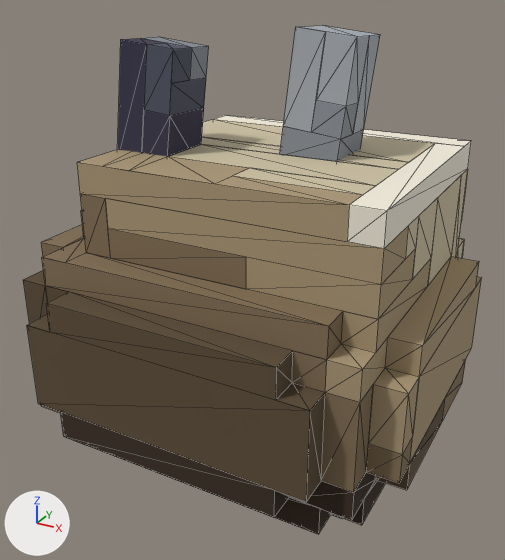
One commit to the glTF model fabrica-voxel/saida/gosma/modelo.glb: the scene before it, then after it.
Camera for both pictures: a 50 mm lens placed at (1.38, -2.64, 2.05), pointed at (0.0, -0.12, 0.79). The lights are fixed; the arrows at lower left show +X, +Y and +Z. The picture after the commit comes second. Mesh edges are drawn as thin lines. Where no turn or scale is listed for an object, it has been applied to the vertices.

The older version as bpy lines, for what is in view:
```python
me_adorno = bpy.data.meshes.new('Adorno')
me_adorno.from_pydata(...)  # 51 vertices, 78 faces; spans x -0.51..0.425, y -0.316..0.205, z -0.17..0.486
me_adorno.materials.append(mat_cordevertice)
me_corpo = bpy.data.meshes.new('Corpo')
me_corpo.from_pydata(...)  # 304 vertices, 444 faces; spans x -0.88..0.88, y -0.81..0.81, z 0.0..1.37
me_corpo.materials.append(mat_cordevertice)
ob_adorno = bpy.data.objects.new('Adorno', me_adorno)
ob_adorno.location = (0.0, -0.062, 1.375)
ob_corpo = bpy.data.objects.new('Corpo', me_corpo)
ob_corpo.location = (0.0, -0.062, 0.0)
```
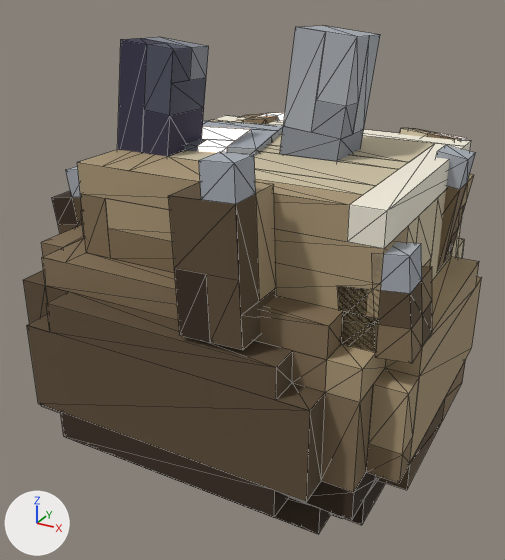
Boxes (x1, y1, x2, y2) around the edits, measured in the pictures (505 x 560 px):
'Gota_3', added (brown): after (168, 152, 276, 350)
'Gota_5', added: after (337, 242, 432, 364)
'Gota_1', added: after (436, 145, 476, 270)
'Nucleo', added: after (184, 121, 283, 155)
'Gota_4', added: after (52, 166, 82, 234)
'Nucleo_Brilho', added: after (197, 127, 251, 153)
'Olho_D', added: after (400, 128, 461, 140)
'Olho_E', added: after (237, 114, 278, 124)
'Olho_E_Brilho', added: after (257, 112, 285, 121)
'Olho_D_Brilho', added: after (434, 133, 467, 140)

The edits, one by one:
Mesh me_olho_e_brilho is new.
It has 7 vertices, 6 faces and spans x -0.023..0.1179, y -0.0514..0.0762, z 0.5024..0.6458.
It uses material mat_brilho.
Mesh me_olho_e is new.
It has 31 vertices, 50 faces and spans x -0.147..0.135, y -0.18..0.076, z -0.01..0.648.
It uses material mat_cordevertice.
Mesh me_olho_d_brilho is new.
It has 7 vertices, 6 faces and spans x 0.108..0.244, y 0.021..0.168, z 0.463..0.618.
It uses material mat_brilho.
Mesh me_olho_d is new.
It has 31 vertices, 50 faces and spans x -0.062..0.244, y -0.123..0.17, z -0.016..0.651.
It uses material mat_cordevertice.
Mesh me_gota_5 is new.
It has 30 vertices, 56 faces and spans x -0.151..0.124, y -0.125..0.125, z -0.013..0.386.
It uses material mat_cordevertice.
Mesh me_gota_4 is new.
It has 30 vertices, 56 faces and spans x -0.161..0.124, y -0.125..0.125, z -0.019..0.39.
It uses material mat_cordevertice.
Mesh me_gota_3 is new.
It has 32 vertices, 48 faces and spans x -0.145..0.125, y -0.125..0.125, z -0.005..0.629.
It uses material mat_cordevertice.
Mesh me_gota_1 is new.
It has 32 vertices, 56 faces and spans x -0.124..0.198, y -0.125..0.125, z -0.019..0.494.
It uses material mat_cordevertice.
Mesh me_nucleo_brilho is new.
It has 9 vertices, 6 faces and spans x -0.15..0.179, y -0.243..0.15, z 0.125..0.25.
It uses material mat_brilho.
Mesh me_nucleo is new.
It has 58 vertices, 76 faces and spans x -0.301..0.301, y -0.301..0.301, z -0.25..0.25.
It uses material mat_cordevertice.
Object 'Olho_E_Brilho' (ob_olho_e_brilho) is new; it shows me_olho_e_brilho.
Its location is (-0.313, 0.563, 0.75).
Object 'Olho_E' (ob_olho_e) is new; it shows me_olho_e.
Its location is (-0.313, 0.563, 0.75).
Object 'Olho_D_Brilho' (ob_olho_d_brilho) is new; it shows me_olho_d_brilho.
Its location is (0.438, 0.563, 0.75).
Object 'Olho_D' (ob_olho_d) is new; it shows me_olho_d.
Its location is (0.438, 0.563, 0.75).
Object 'Gota_5' (ob_gota_5) is new; it shows me_gota_5.
Its location is (0.75, -0.5, 0.854).
Object 'Gota_4' (ob_gota_4) is new; it shows me_gota_4.
Its location is (-0.75, -0.25, 0.878).
Object 'Gota_3' (ob_gota_3) is new; it shows me_gota_3.
Its location is (0.25, -0.75, 0.901).
Object 'Gota_1' (ob_gota_1) is new; it shows me_gota_1.
Its location is (0.625, 0.25, 0.906).
Object 'Nucleo_Brilho' (ob_nucleo_brilho) is new; it shows me_nucleo_brilho.
Its location is (-0.25, 0.0, 1.149).
Object 'Nucleo' (ob_nucleo) is new; it shows me_nucleo.
Its location is (-0.25, 0.0, 1.149).
